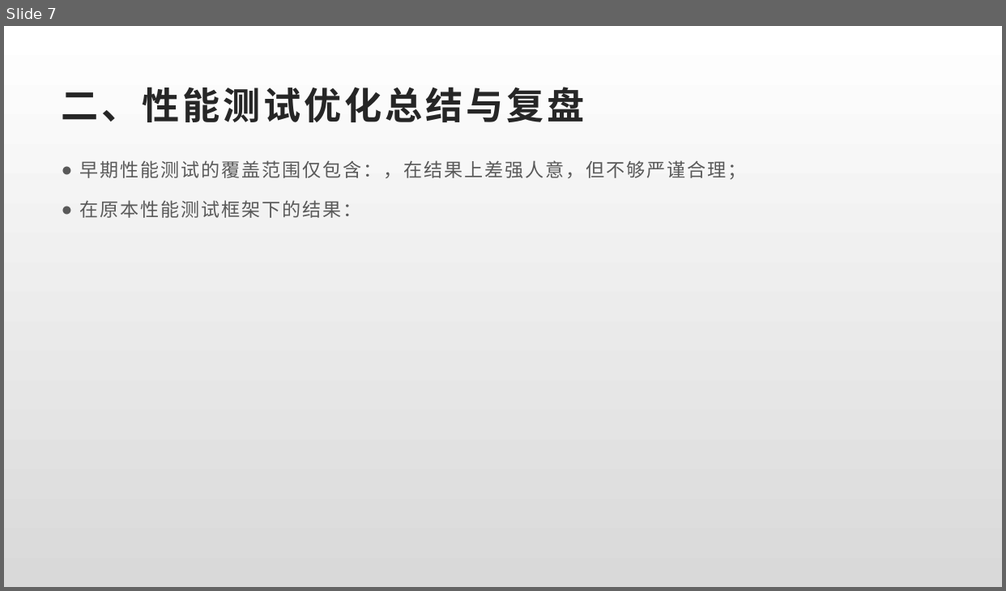
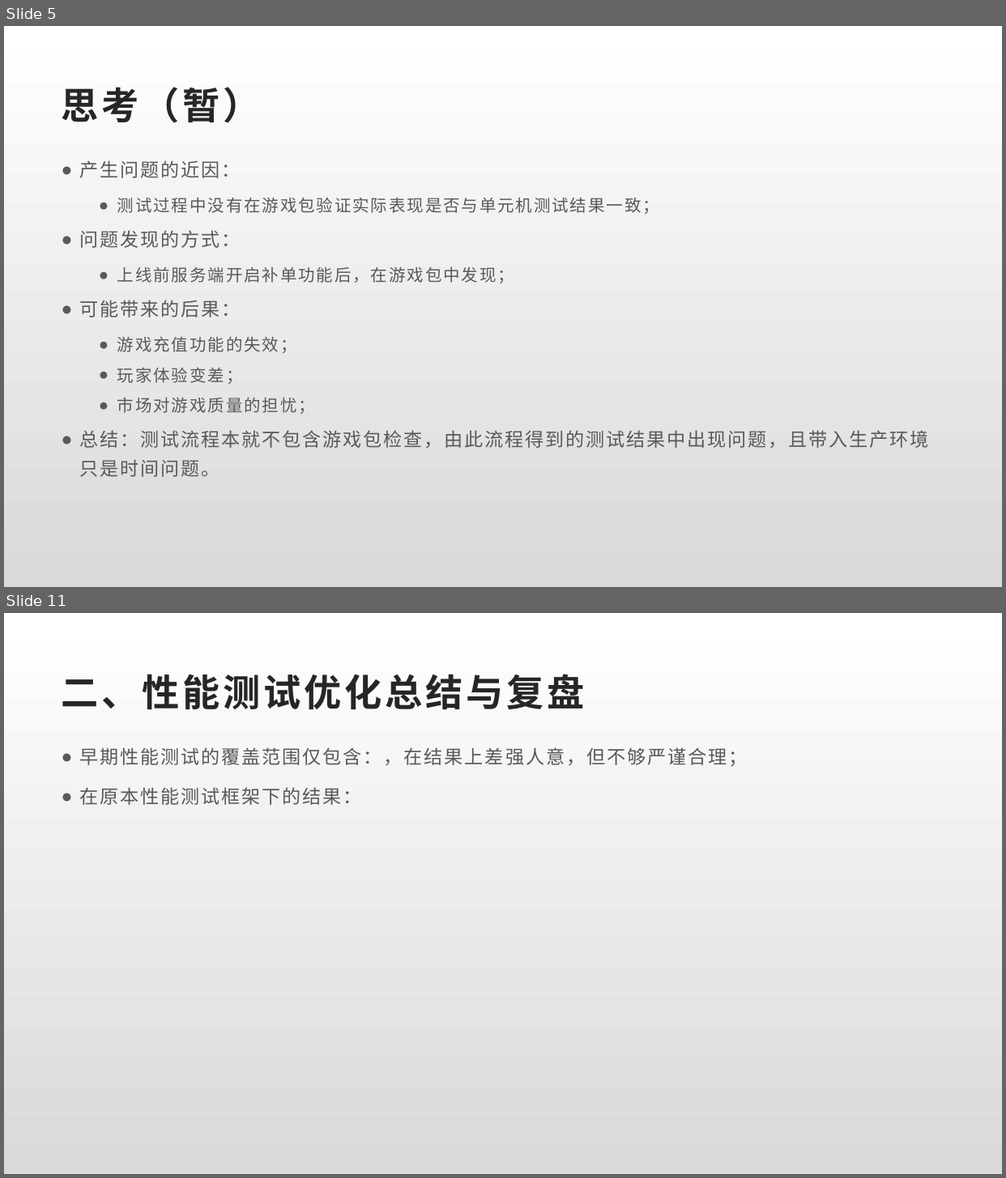
Before and after one commit to Rexixe1993/JavaScriptLesson, a slide deck: 全球版灌篮OBT复盘总结.pptx. Shown one above the other, each under a label of ours: slide 7 before the commit, slides 5 and 11 after it; the slides between them are not shown. The pictures are 1006x591 and 1006x1178 pixels, drawn with LibreOffice and Linux fonts; fonts in the diff are those of the drawing. Boxes give left, top, right and bottom in pixels: in the first picture for what was removed or moved away, otherwise in the second. Text is boxed around its words. In the diff, an @@ line names an element or a change of style, - is before the commit and + after.

Commit message:
OBT复盘PPT更新（一）代码上线部分

```diff
--- a/全球版灌篮OBT复盘总结.pptx
+++ b/全球版灌篮OBT复盘总结.pptx
@@ slide 5 added at <box>4,26,1002,587</box>, background gradient #FFFFFF to #D9D9D9 @@
@@ title added at <box>62,87,261,123</box>, 36 pt, text #262626, bold @@
+思考（暂）
@@ text added at <box>80,160,929,477</box>, 16 pt, text #595959 @@
+● 产生问题的近因：
+  ● 测试过程中没有在游戏包验证实际表现是否与单元机测试结果一致；
+● 问题发现的方式：
+  ● 上线前服务端开启补单功能后，在游戏包中发现；
+● 可能带来的后果：
+  ● 游戏充值功能的失效；
+  ● 玩家体验变差；
+  ● 市场对游戏质量的担忧；
+● 总结：测试流程本就不包含游戏包检查，由此流程得到的测试结果中出现问题，且带入生产环境只是时间问题。
@@ what was slide 7 is now slide 11 @@
```
Also in this commit, not shown: 6 slides changed, 4 other slides added, 1 slide removed.
